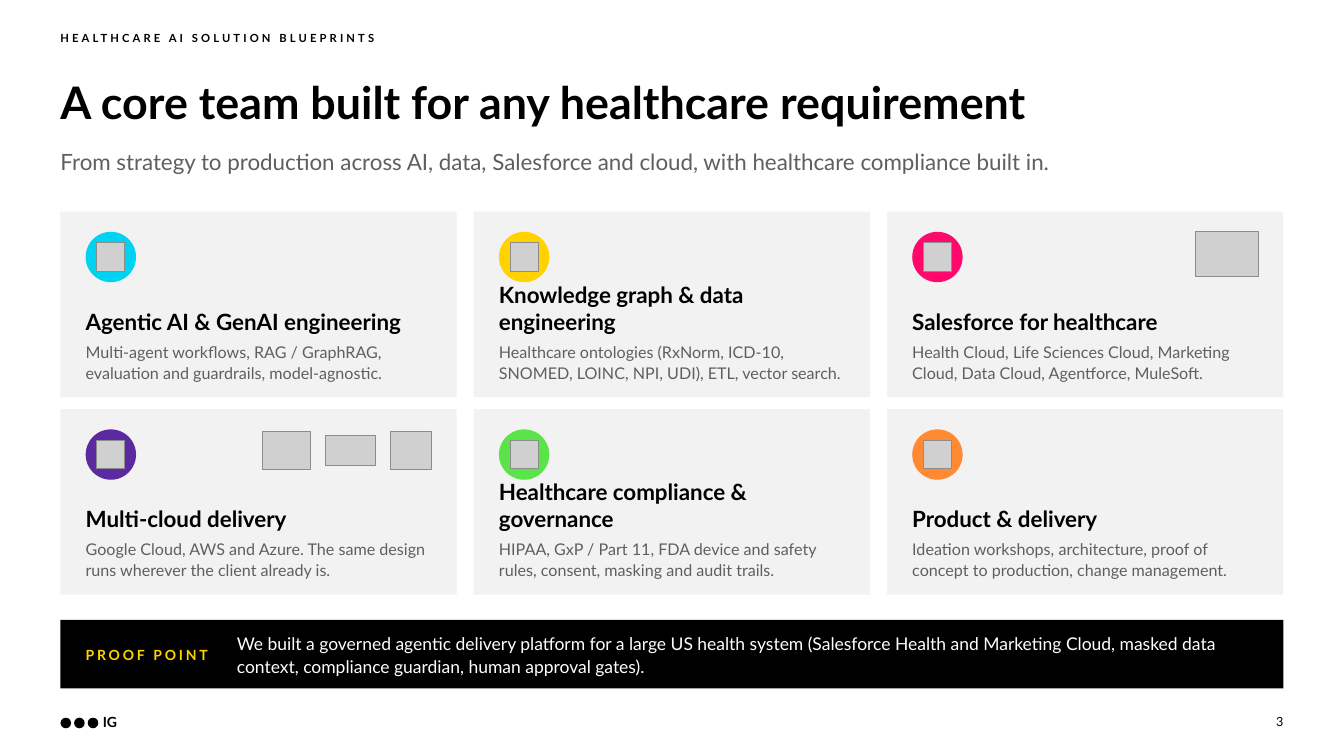
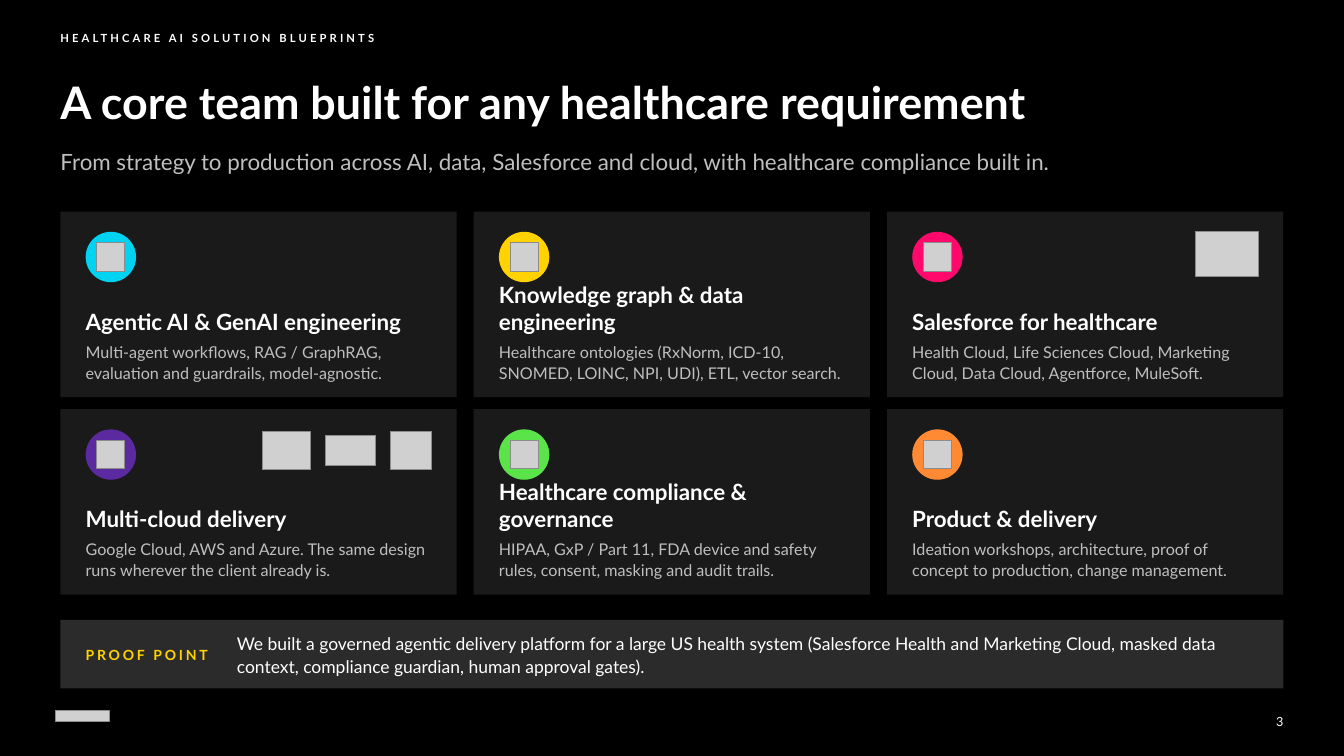
Before and after one commit to chintasurya/HealthcareCasestudies, a slide deck: slide 3 of deck/IG_Healthcare_AI_Solution_Blueprints.pptx. Drawn at 1344x756 pixels with LibreOffice and Linux fonts; fonts in the diff are those of the drawing; grey boxes stand for pictures. Boxes give left, top, right and bottom in pixels: in the first picture for what was removed or moved away, otherwise in the second. Text is boxed around its words. In the diff, an @@ line names an element or a change of style, - is before the commit and + after.

```diff
--- a/deck/IG_Healthcare_AI_Solution_Blueprints.pptx
+++ b/deck/IG_Healthcare_AI_Solution_Blueprints.pptx
@@ rectangle added at [0,0,1344,756], fill #000000 @@
@@ fill #F2F2F2 to #1A1A1A in 6 elements at [60,212,457,397], [474,212,870,397], [887,212,1284,397], [60,409,457,595], [474,409,870,595], [887,409,1284,595] @@
@@ text colour #000000 to #FFFFFF in 9 elements at [60,30,1270,55], [1276,717,1283,726], [60,85,1025,127], [86,313,401,334], [499,286,744,334], [912,313,1157,330], [86,510,286,531], [499,483,725,531], [912,510,1097,531] @@
@@ text colour #5F5F5F to #BFBFBF in 7 elements at [60,153,1049,174], [86,346,382,382], [499,346,840,381], [912,346,1230,382], [86,543,425,579], [499,543,817,579], [912,543,1227,579] @@
@@ rectangle at [60,620,1284,689]: fill #000000 to #2B2B2B @@
@@ picture added at [55,711,110,722] @@
@@ ellipse removed at [60,718,71,728] @@
@@ ellipse removed at [74,718,84,728] @@
@@ ellipse removed at [88,718,98,728] @@
@@ text removed at [103,716,117,727] @@
-IG
```
Also in this commit, not shown: 21 other slides changed, 9 slides added, 4 other files.
